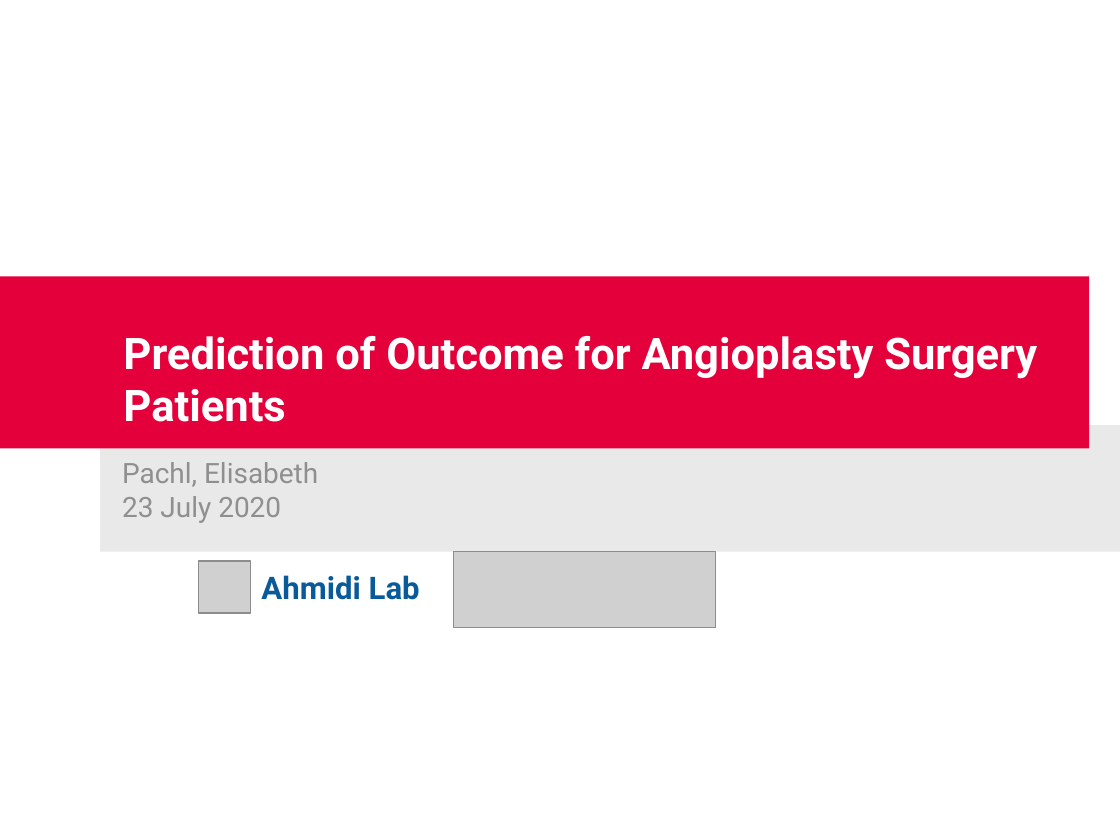
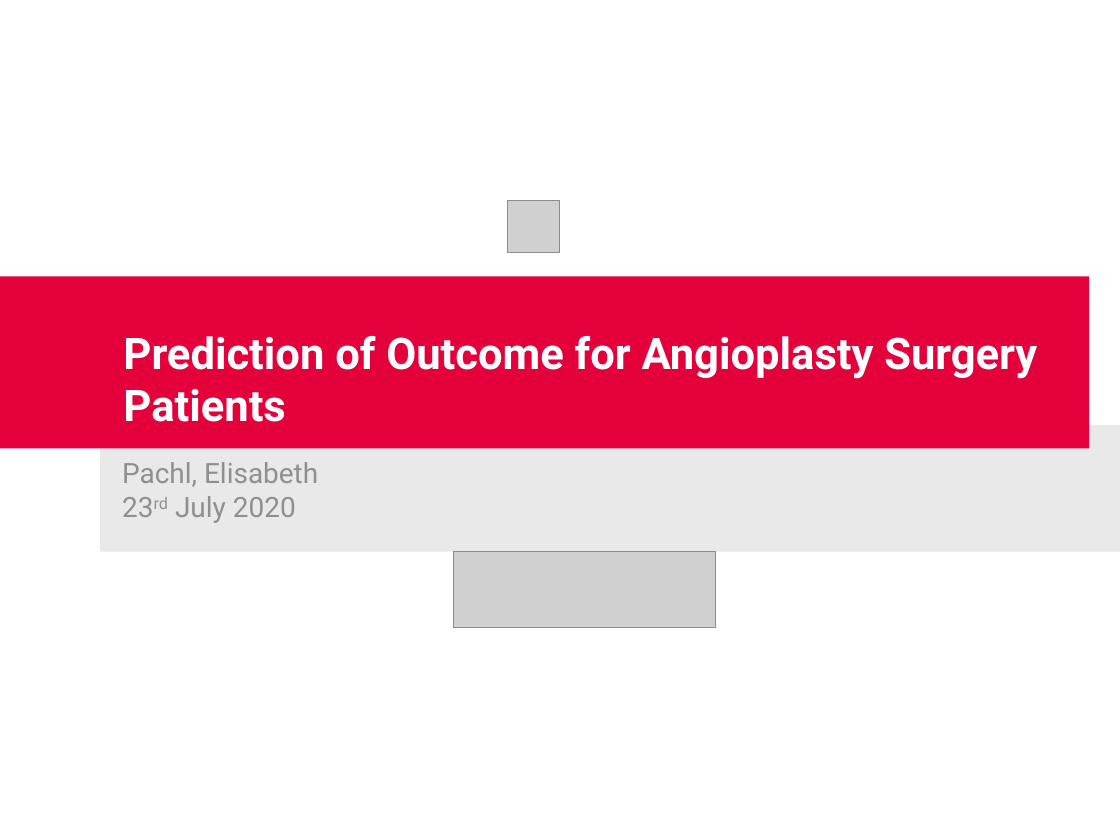
Before and after one commit to IceQueen1996/Masterarbeit, a slide deck: slide 1 of presentations/GroupDay_Introduction_Elly.pptx. Drawn at 1120x840 pixels with LibreOffice and Linux fonts; fonts in the diff are those of the drawing; grey boxes stand for pictures; background and template pictures are left out. Boxes give left, top, right and bottom in pixels: in the first picture for what was removed or moved away, otherwise in the second. Text is boxed around its words. In the diff, an @@ line names an element or a change of style, - is before the commit and + after.

```diff
--- a/presentations/GroupDay_Introduction_Elly.pptx
+++ b/presentations/GroupDay_Introduction_Elly.pptx
@@ picture: place and size @@
-picture at bbox=[198, 561, 251, 614]
+picture at bbox=[507, 200, 560, 253]
@@ subtitle at bbox=[122, 462, 318, 523]: text changed @@
-Pachl, Elisabeth
-23 July 2020
+Pachl, Elisabeth
+23rd July 2020
@@ text removed at bbox=[261, 575, 420, 600] @@
-Ahmidi Lab
```
Also in this commit, not shown: 4 other slides changed, 2 slides added, 1 slide removed, 22 other files.
